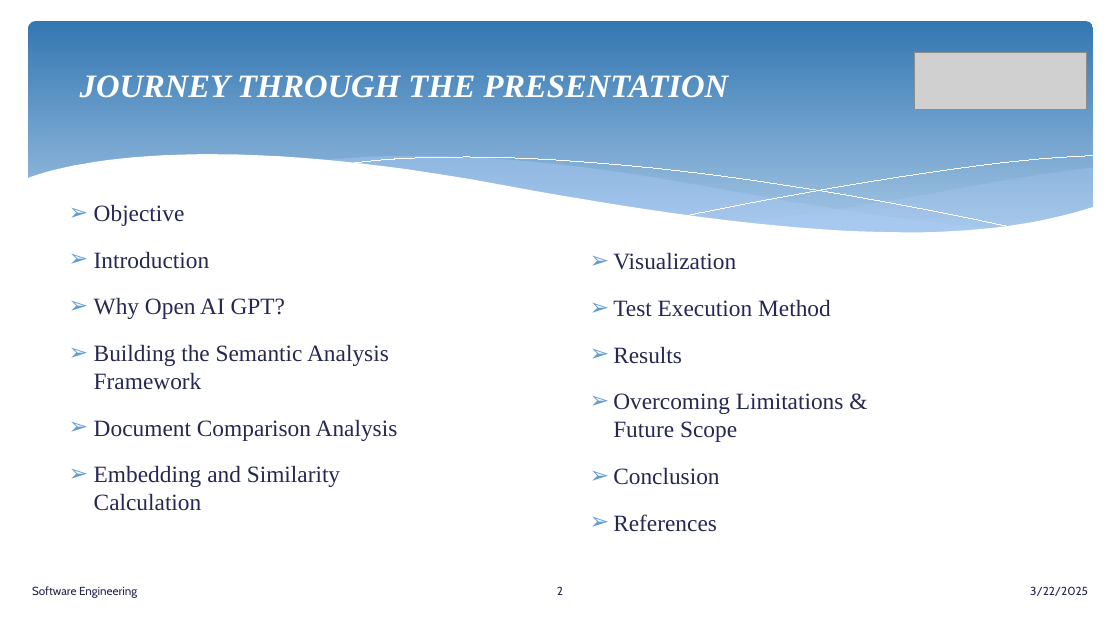
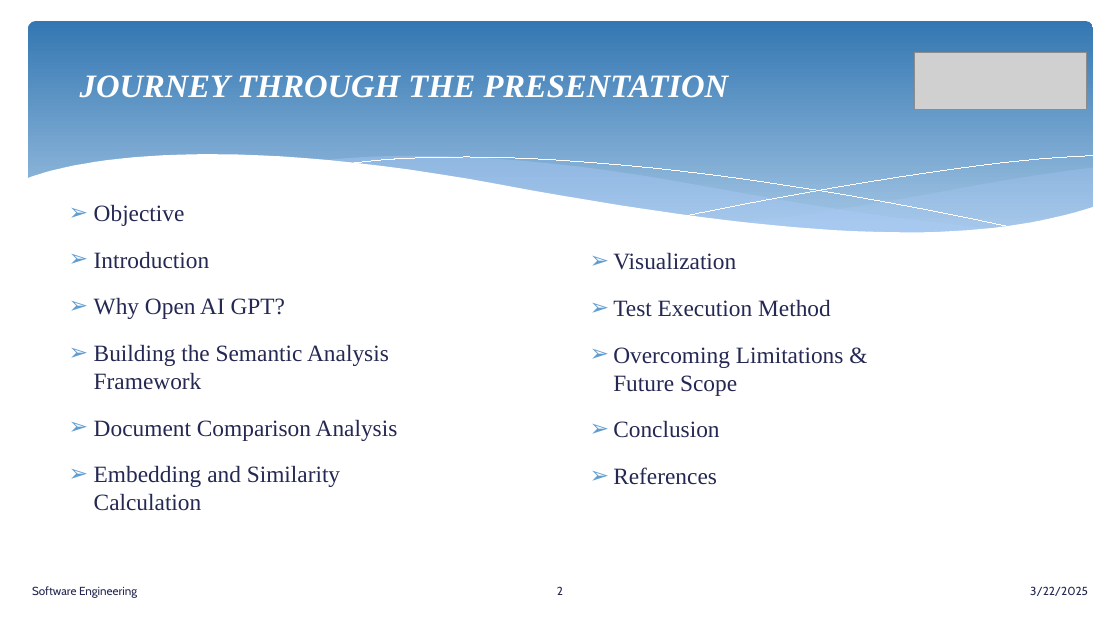
Before and after one commit to senthilmasters2024/Tech_Tweakers, a slide deck: slide 2 of SemanticAnalysisTextualData/SemanticAnalysisTextualData/Documentation/SemanticAnalysisTextualData.pptx. Drawn at 1120x630 pixels with LibreOffice and Linux fonts; fonts in the diff are those of the drawing; grey boxes stand for pictures. Boxes give left, top, right and bottom in pixels: in the first picture for what was removed or moved away, otherwise in the second. Text is boxed around its words. In the diff, an @@ line names an element or a change of style, - is before the commit and + after.

```diff
--- a/SemanticAnalysisTextualData/SemanticAnalysisTextualData/Documentation/SemanticAnalysisTextualData.pptx
+++ b/SemanticAnalysisTextualData/SemanticAnalysisTextualData/Documentation/SemanticAnalysisTextualData.pptx
@@ text at bbox=[613, 346, 682, 364]: paragraph removed @@
-➢ Results
```
Also in this commit, not shown: 3 other slides changed, 1 slide added, 1 slide removed, 28 other files.
